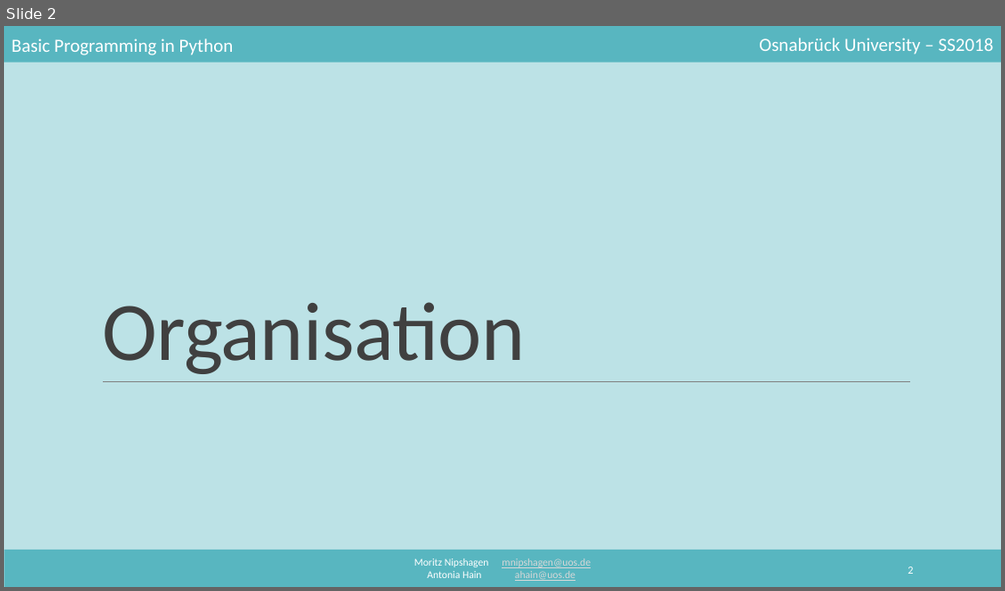
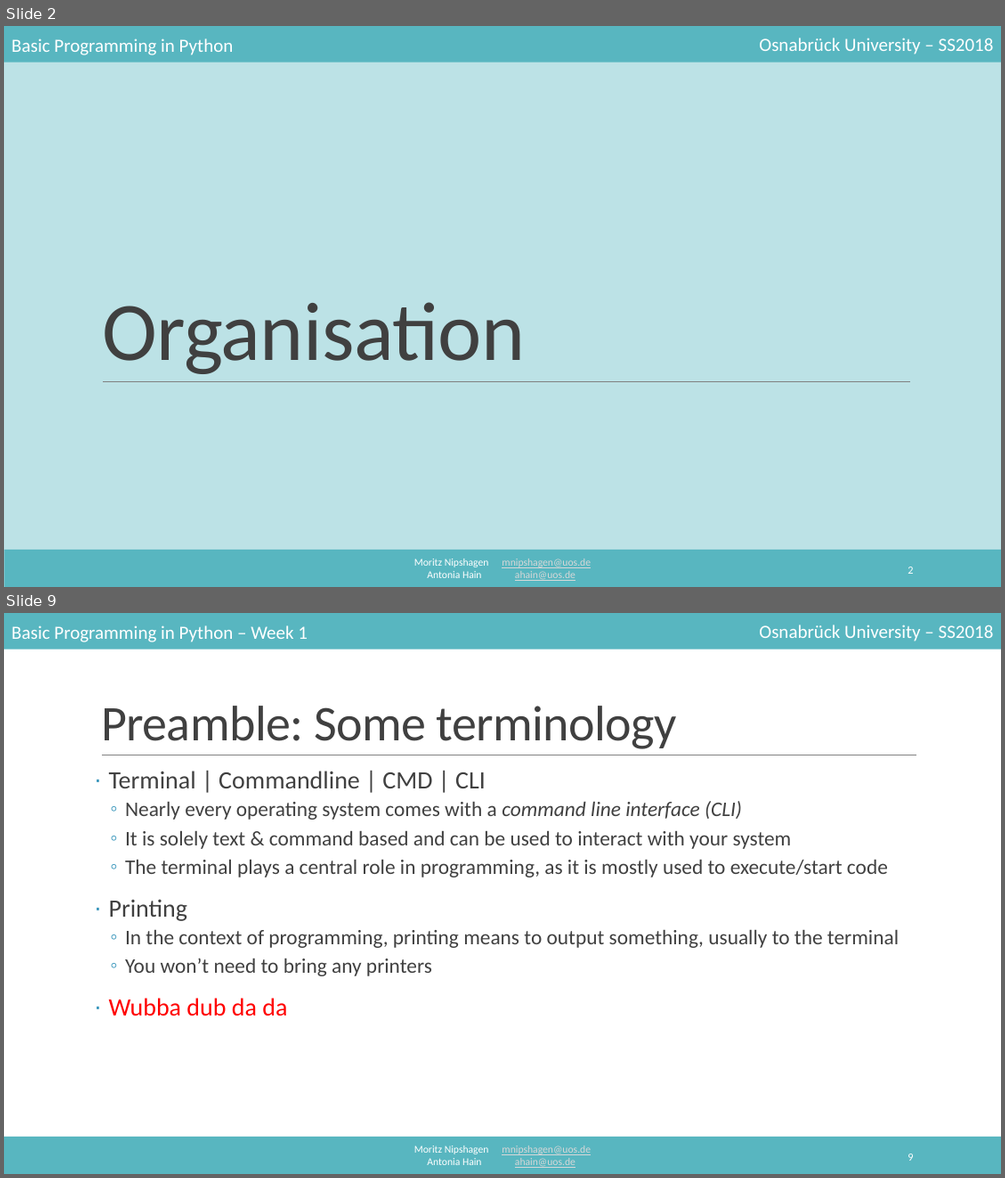
Before and after one commit to mnipshagen/monty, a slide deck: 2018/01/Hello_World.pptx. Shown one above the other, each under a label of ours: slide 2 before the commit, slides 2 and 9 after it; the slides between them are not shown. The pictures are 1005x591 and 1005x1178 pixels, drawn with LibreOffice and Linux fonts; fonts in the diff are those of the drawing. Boxes give left, top, right and bottom in pixels: in the first picture for what was removed or moved away, otherwise in the second. Text is boxed around its words. In the diff, an @@ line names an element or a change of style, - is before the commit and + after.

```diff
--- a/2018/01/Hello_World.pptx
+++ b/2018/01/Hello_World.pptx
@@ slide 9 added at bbox=[4, 613, 1001, 1174], background #FFFFFF; not listed: 4 template elements that a slide beside it also shows @@
@@ text added at bbox=[11, 625, 307, 642], 18 pt, text #FFFFFF @@
+Basic Programming in Python – Week 1
@@ title added at bbox=[101, 706, 677, 749], 48 pt, text #404040 @@
+Preamble: Some terminology
@@ line added from (102, 755) to (917, 755), #808080 0.5 pt @@
@@ text added at bbox=[109, 771, 898, 1016], 20 pt, text #404040 @@
+· Terminal | Commandline | CMD | CLI
+  ◦ Nearly every operating system comes with a command line interface (CLI)
+  ◦ It is solely text & command based and can be used to interact with your system
+  ◦ The terminal plays a central role in programming, as it is mostly used to execute/start code
+· Printing
+  ◦ In the context of programming, printing means to output something, usually to the terminal
+  ◦ You won’t need to bring any printers
+· Wubba dub da da
@@ page number added at bbox=[907, 1153, 913, 1160], 10.5 pt, text #FFFFFF @@
+9
```
Also in this commit, not shown: 3 slides changed, 16 other slides added, 13 other files.
